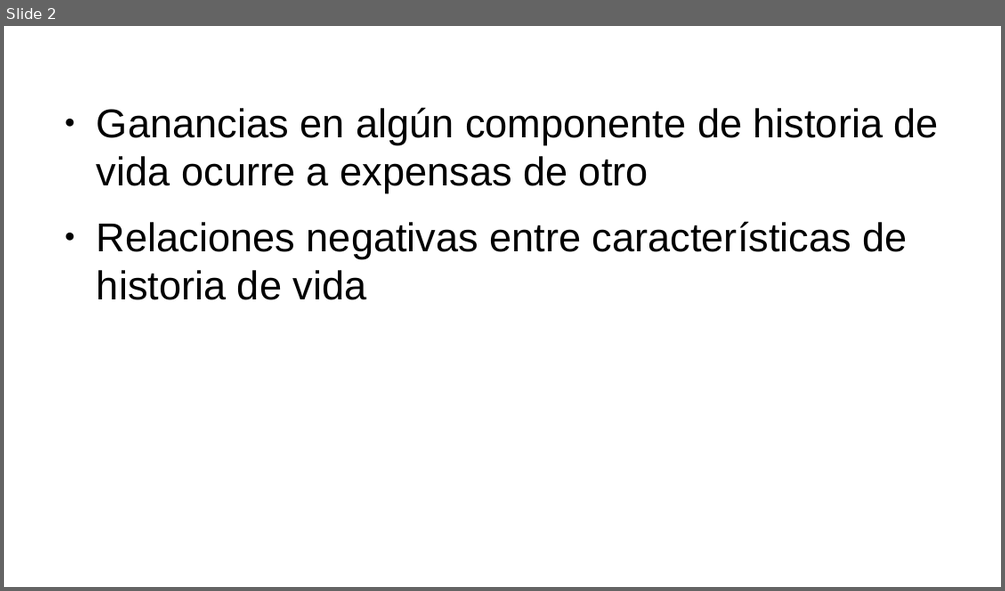
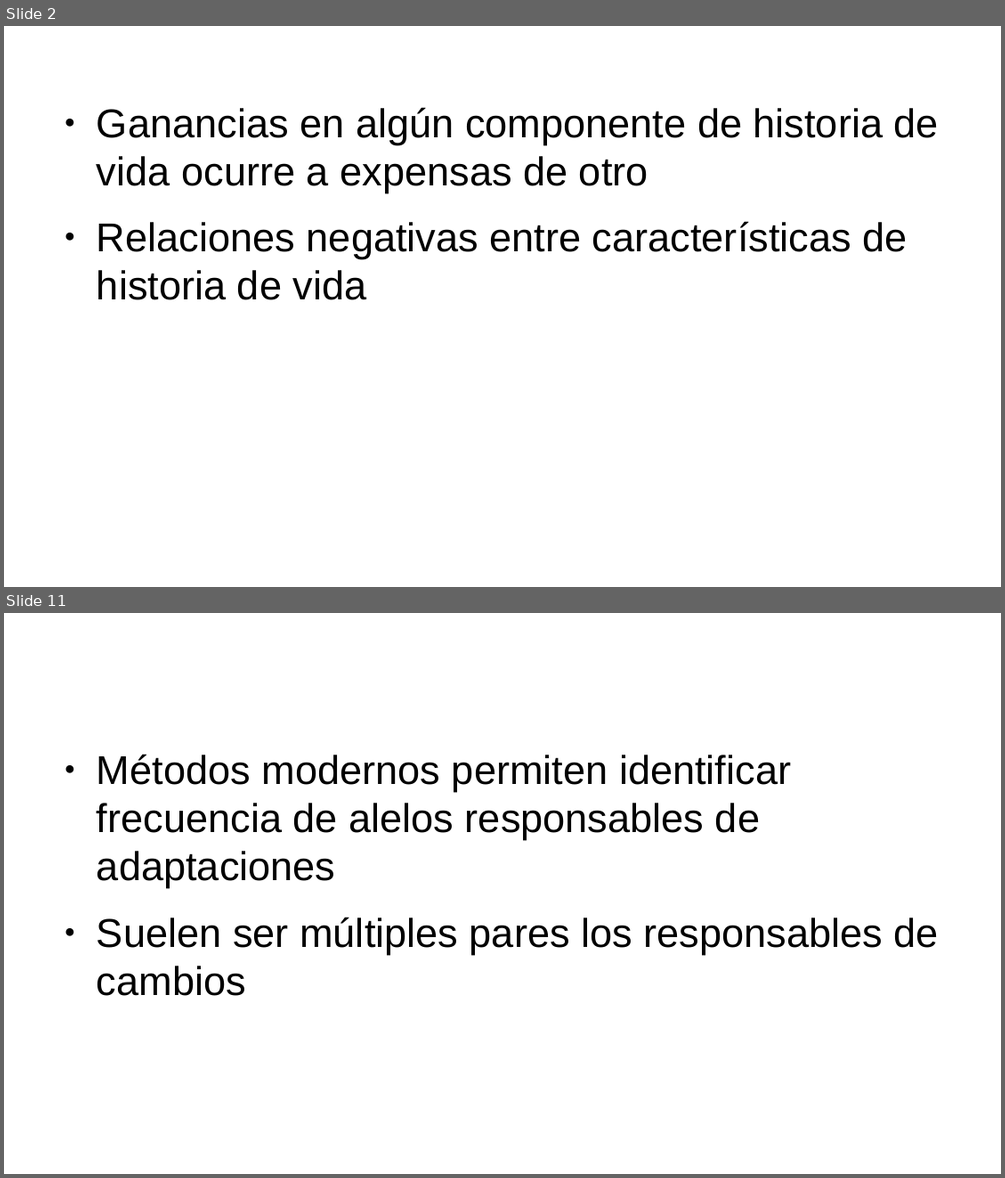
Before and after one commit to gerardommc/Ecologia-poblaciones, a slide deck: Unidad-3/Compromisos.odp. Shown one above the other, each under a label of ours: slide 2 before the commit, slides 2 and 11 after it; the slides between them are not shown. The pictures are 1005x591 and 1005x1178 pixels, drawn with LibreOffice and Linux fonts; fonts in the diff are those of the drawing. Boxes give left, top, right and bottom in pixels: in the first picture for what was removed or moved away, otherwise in the second. Text is boxed around its words. In the diff, an @@ line names an element or a change of style, - is before the commit and + after.

```diff
--- a/Unidad-3/Compromisos.odp
+++ b/Unidad-3/Compromisos.odp
@@ slide 11 added at (x1=4, y1=613, x2=1001, y2=1174), background #FFFFFF @@
@@ text added at (x1=97, y1=754, x2=938, y2=996), 32 pt, text #000000 @@
+● Métodos modernos permiten identificar frecuencia de alelos responsables de adaptaciones
+● Suelen ser múltiples pares los responsables de cambios
```
Also in this commit, not shown: 1 slide changed, 7 other slides added, 1 slide removed, 14 other files.
